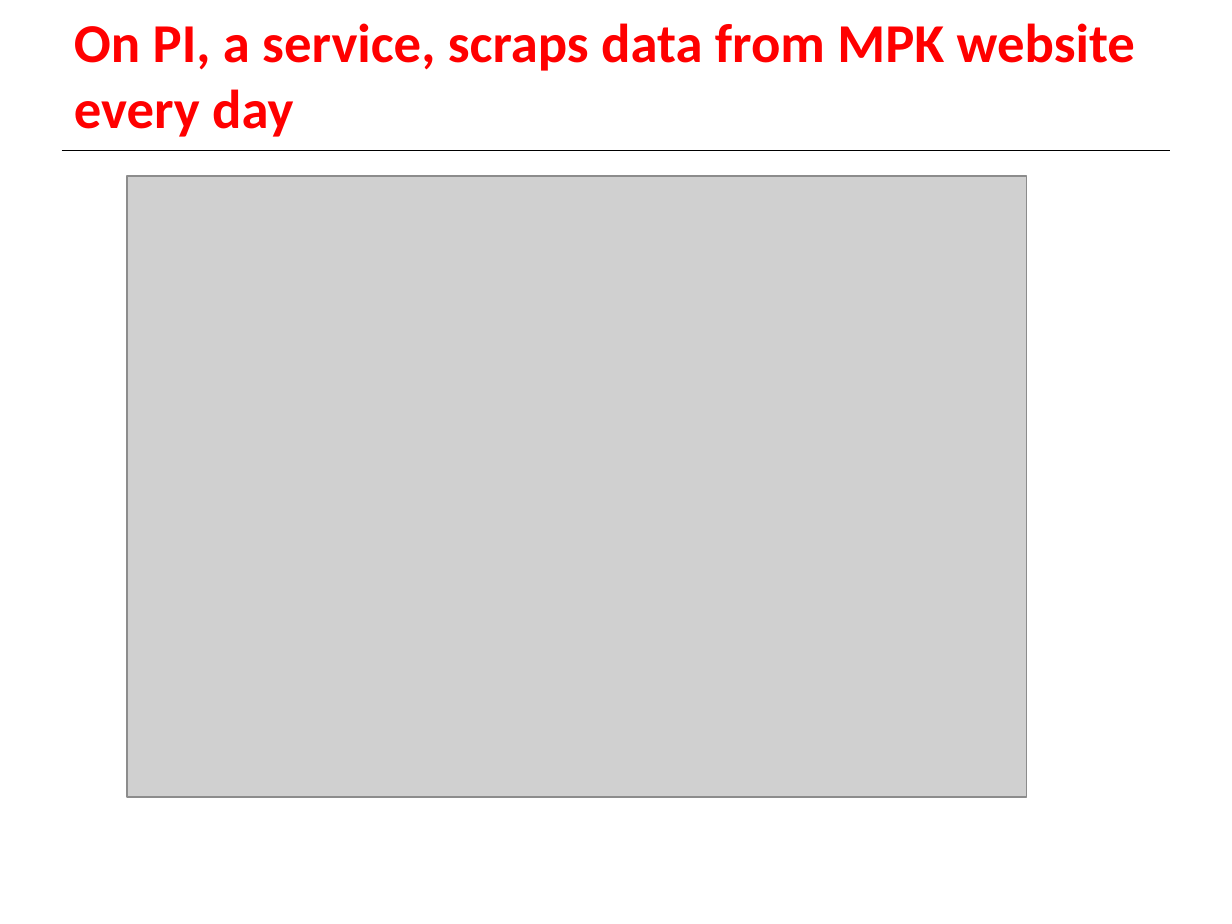
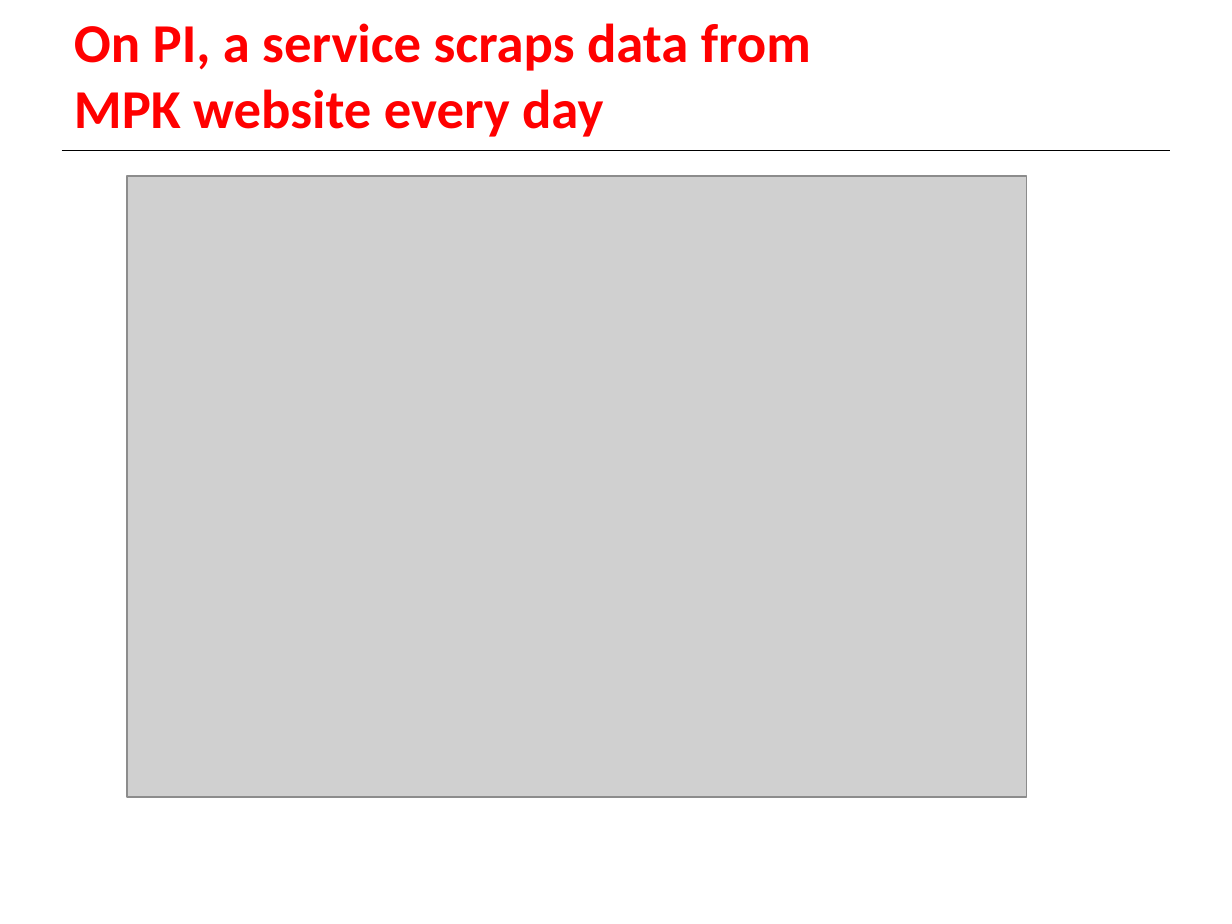
Before and after one commit to rliffredo/tvtram, a slide deck: slide 4 of presentation/TV-Tram.pptx (slide 6 before the commit). Drawn at 1232x924 pixels with LibreOffice and Linux fonts; fonts in the diff are those of the drawing; grey boxes stand for pictures; background and template pictures are left out. Boxes give left, top, right and bottom in pixels: in the first picture for what was removed or moved away, otherwise in the second. Text is boxed around its words. In the diff, an @@ line names an element or a change of style, - is before the commit and + after.

```diff
--- a/presentation/TV-Tram.pptx
+++ b/presentation/TV-Tram.pptx
@@ title at [74,23,811,137]: text changed @@
-On PI, a service, scraps data from MPK website every day
+On PI, a service scraps data from
+MPK website every day
```
Also in this commit, not shown: 1 other slide changed, 2 slides removed.
